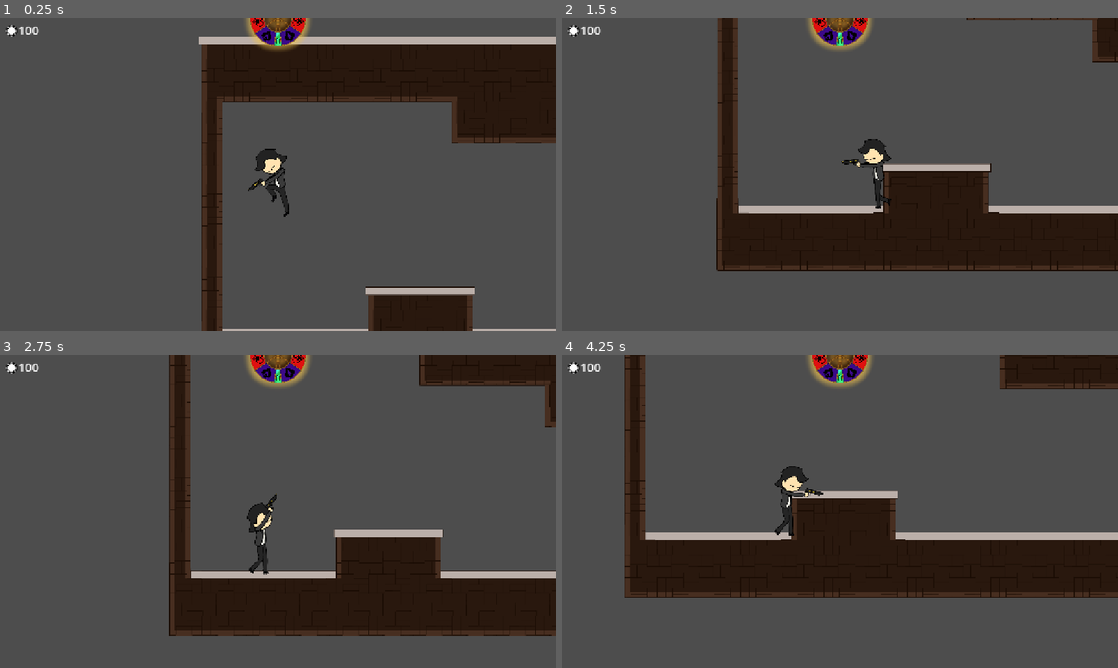
Above: before the commit, frames 1-4 (two rows, left to right).
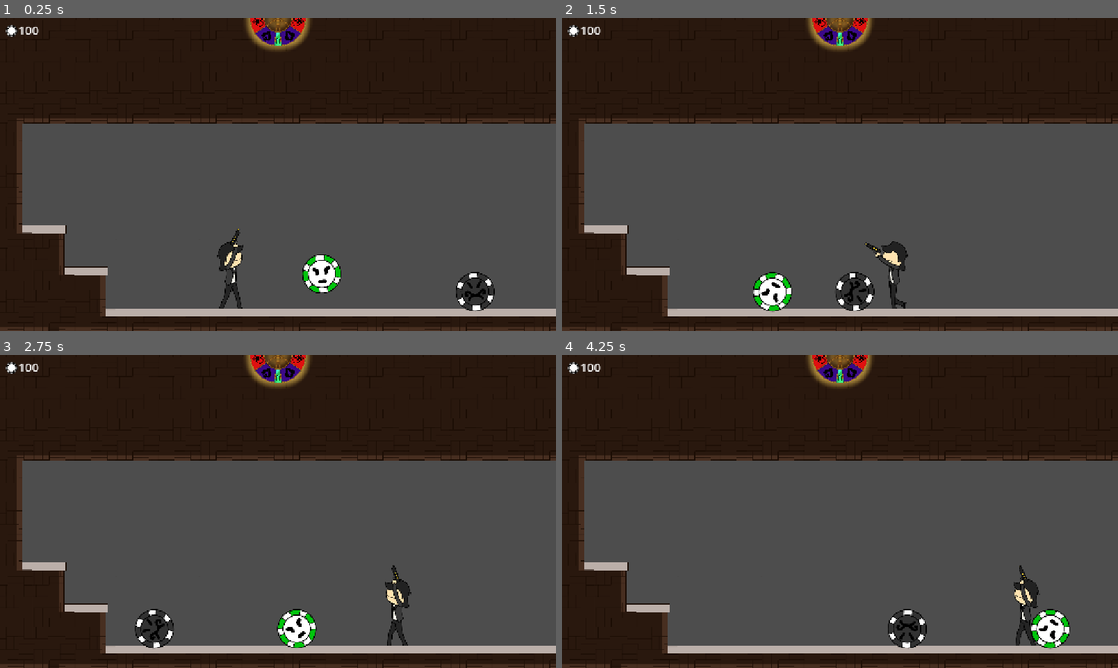
Above: after the commit, the same moments.

Repository: ClipperDev/spinning-game
Game: Godot game, scene res://levels/test_world.tscn
Same seed, same stepped clock (60 frames per second), same inputs: the game is played once before the commit and once after it. Before the commit the project starts from res://main.tscn.
Inputs (mouse positions are in pixels of both pictures, inside the frame that each line leads up to):
- Up to frame 1 (0.25 s): no input
- Up to frame 2 (1.5 s): move the mouse to (962, 158) at 0.52 s; press the mouse at (962, 158) at 0.53 s; hold D (right) from 0.53 s (still down); tap Space (jump) at 0.77 s; move the mouse to (728, 190) at 1.27 s; release the mouse at (728, 190) at 1.28 s; tap Q (spin) at 1.35 s
- Up to frame 3 (2.75 s): tap Space (jump) at 1.52 s; move the mouse to (333, 442) at 2.02 s; release D (right) at 2.03 s; press the mouse at (333, 442) at 2.03 s; hold A (left) from 2.03 s (still down)
- Up to frame 4 (4.25 s): move the mouse to (812, 574) at 2.77 s; release A (left) at 2.78 s; release the mouse at (812, 574) at 2.78 s; hold D (right) from 2.78 s (still down); tap Q (spin) at 2.85 s; tap Space (jump) at 3.02, 3.77 s; move the mouse to (1006, 558) at 3.52 s; press the mouse at (1006, 558) at 3.53 s

The runs differ from the first frame. In frame 1, 39% of the frame differs, in the area x 0-100%, y 0-100%; in frame 2, 65%; in frame 3, 62%; in frame 4, 67%.

Commit message:
bug fixes

Diff:
--- a/enemies/pokerchip/BLACKpoker.tscn
+++ b/enemies/pokerchip/BLACKpoker.tscn
@@ -3,7 +3,7 @@
 [ext_resource type="PackedScene" uid="uid://b4twtsva0if78" path="res://enemies/pokerchip/base_poker.tscn" id="1_t0ocw"]
 
 [node name="base_poker" unique_id=423833925 instance=ExtResource("1_t0ocw")]
-run_speed = 150.0
+run_speed = 600.0
 
 [node name="AnimatedSprite2D" parent="body" parent_id_path=PackedInt32Array(1831965452) index="0" unique_id=579358873]
 animation = &"black"
--- a/enemies/pokerchip/REDpoker.tscn
+++ b/enemies/pokerchip/REDpoker.tscn
@@ -3,6 +3,7 @@
 [ext_resource type="PackedScene" uid="uid://b4twtsva0if78" path="res://enemies/pokerchip/base_poker.tscn" id="1_v17wd"]
 
 [node name="base_poker" unique_id=423833925 instance=ExtResource("1_v17wd")]
+run_speed = 200.0
 
 [node name="AnimatedSprite2D" parent="body" parent_id_path=PackedInt32Array(1831965452) index="0" unique_id=579358873]
 animation = &"red"
--- a/enemies/pokerchip/base_poker.gd
+++ b/enemies/pokerchip/base_poker.gd
@@ -2,10 +2,13 @@
 class_name PokerEnemy
 
 @onready var movement_machine: StateMachine = $movement_machine
-@onready var animated_sprite_2d: AnimatedSprite2D = $AnimatedSprite2D
+@onready var animated_sprite_2d: AnimatedSprite2D = $body/AnimatedSprite2D
 @onready var direction_timer: Timer = $direction_timer
 @onready var aggro_timer: Timer = $aggro_timer
 @onready var body: Node2D = $body
+
+@onready var leftcast: RayCast2D = $left
+@onready var rightcast: RayCast2D = $right
 
 @export var run_speed: float = 300
 @export var walk_speed: float = 150
@@ -33,9 +36,17 @@
 	else: current_speed = walk_speed
 
 
-func _on_detection_range_area_entered(area: Area2D) -> void:
-	if area.is_in_group("player"):
-		alert = true
+func _physics_process(_delta: float) -> void:
+	if leftcast.is_colliding():
+		var collider = leftcast.get_collider()
+		if collider.is_in_group("player"):
+			alert = true
+	if rightcast.is_colliding():
+		var collider = rightcast.get_collider()
+		if collider.is_in_group("player"):
+			alert = true
+
+
 
 func _on_direction_timer_timeout() -> void:
 	direction *= -1
--- a/enemies/pokerchip/base_poker.tscn
+++ b/enemies/pokerchip/base_poker.tscn
@@ -17,10 +17,6 @@
 
 [sub_resource type="CircleShape2D" id="CircleShape2D_qr2go"]
 radius = 52.009613
-
-[sub_resource type="SegmentShape2D" id="SegmentShape2D_yffdw"]
-a = Vector2(-600, 0)
-b = Vector2(600, 0)
 
 [sub_resource type="SpriteFrames" id="SpriteFrames_yffdw"]
 animations = [{
@@ -58,6 +54,7 @@
 }]
 
 [node name="base_poker" type="CharacterBody2D" unique_id=423833925 groups=["enemy"]]
+collision_layer = 4
 script = ExtResource("1_ujdfk")
 walk_speed = 130.0
 
@@ -90,16 +87,11 @@
 [node name="CollisionShape2D" type="CollisionShape2D" parent="hurtbox" unique_id=1119341476]
 shape = SubResource("CircleShape2D_qr2go")
 
-[node name="detection_range" type="Area2D" parent="." unique_id=112188753]
-
-[node name="CollisionShape2D" type="CollisionShape2D" parent="detection_range" unique_id=1598850340]
-shape = SubResource("SegmentShape2D_yffdw")
-
 [node name="direction_timer" type="Timer" parent="." unique_id=1221011610]
 autostart = true
 
 [node name="aggro_timer" type="Timer" parent="." unique_id=1345300396]
-wait_time = 10.0
+wait_time = 2.0
 one_shot = true
 
 [node name="body" type="Node2D" parent="." unique_id=1831965452]
@@ -109,6 +101,13 @@
 sprite_frames = SubResource("SpriteFrames_yffdw")
 animation = &"green"
 
-[connection signal="area_entered" from="detection_range" to="." method="_on_detection_range_area_entered"]
+[node name="left" type="RayCast2D" parent="." unique_id=1040238147]
+target_position = Vector2(-600, 0)
+collision_mask = 2
+
+[node name="right" type="RayCast2D" parent="." unique_id=1826305397]
+target_position = Vector2(600, 0)
+collision_mask = 2
+
 [connection signal="timeout" from="direction_timer" to="." method="_on_direction_timer_timeout"]
 [connection signal="timeout" from="aggro_timer" to="movement_machine/run" method="_on_aggro_timer_timeout"]
--- a/levels/test_world.tscn
+++ b/levels/test_world.tscn
@@ -3,6 +3,7 @@
 [ext_resource type="TileSet" uid="uid://dun726mvvq6m1" path="res://wall_tileset.tres" id="2_c576j"]
 [ext_resource type="PackedScene" uid="uid://c5coxd37o8782" path="res://player/player2/player.tscn" id="2_kbvng"]
 [ext_resource type="PackedScene" uid="uid://b4twtsva0if78" path="res://enemies/pokerchip/base_poker.tscn" id="3_c576j"]
+[ext_resource type="PackedScene" uid="uid://d0kdy25mlxgka" path="res://enemies/pokerchip/BLACKpoker.tscn" id="5_37vfl"]
 
 [sub_resource type="WorldBoundaryShape2D" id="WorldBoundaryShape2D_yffdw"]
 
@@ -31,5 +32,8 @@
 tile_map_data = PackedByteArray("AAAMAAkAAAAKAAIAAAAMAAgAAAAJAAMAAAALAAkAAAAKAAIAAAALAAgAAAAKAAAAAAAKAAkAAAAKAAIAAAAKAA …(2144 unchanged characters)…
 tile_set = ExtResource("2_c576j")
 
-[node name="base_poker" parent="." unique_id=423833925 instance=ExtResource("3_c576j")]
-position = Vector2(906, 548)
+[node name="base_poker" parent="." unique_id=423833925 instance=ExtResource("5_37vfl")]
+position = Vector2(1104, 575)
+
+[node name="base_poker2" parent="." unique_id=672533317 instance=ExtResource("3_c576j")]
+position = Vector2(752, 554)
--- a/project.godot
+++ b/project.godot
@@ -11,7 +11,7 @@
 [application]
 
 config/name="prototypejam"
-run/main_scene="uid://dhoikfhvi4vjq"
+run/main_scene="uid://bymfu3lcxrk63"
 config/features=PackedStringArray("4.7", "Forward Plus")
 config/icon="res://icon.svg"
 
